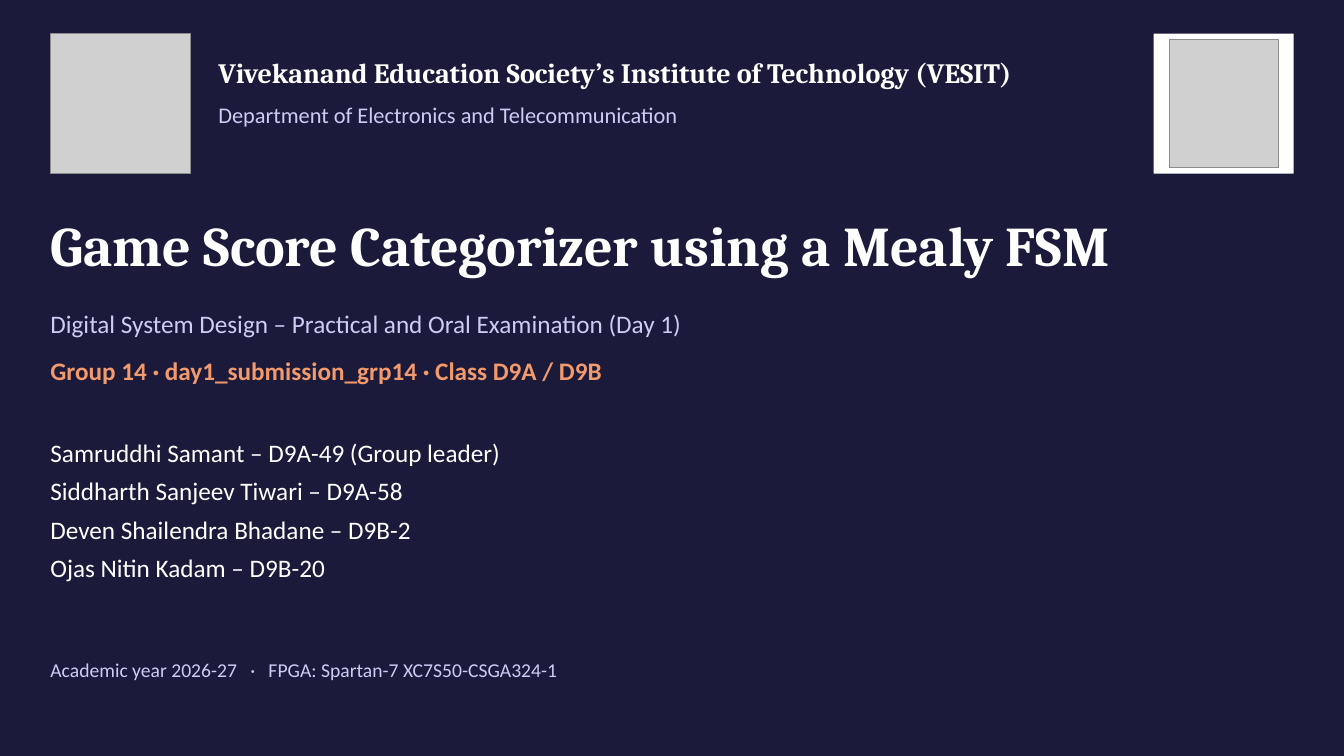
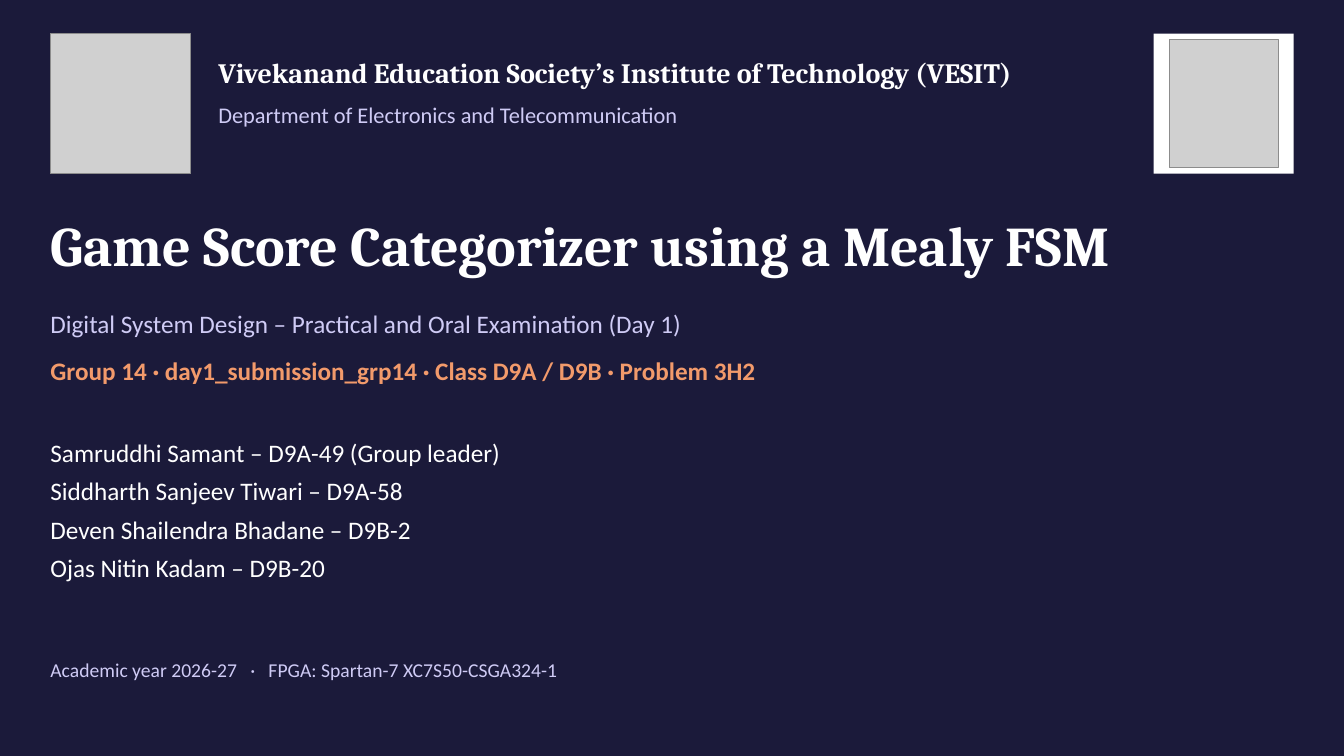
Before and after one commit to MrugendraVasmatkar/Digital_System_Design_Practical_2026_27_D9A_B, a slide deck: slide 1 of Group_Submissions/day1_submission_grp14/06_Presentation/Group14_DSD_Presentation.pptx. Drawn at 1344x756 pixels with LibreOffice and Linux fonts; fonts in the diff are those of the drawing; grey boxes stand for pictures. Boxes give left, top, right and bottom in pixels: in the first picture for what was removed or moved away, otherwise in the second. Text is boxed around its words. In the diff, an @@ line names an element or a change of style, - is before the commit and + after.

```diff
--- a/Group_Submissions/day1_submission_grp14/06_Presentation/Group14_DSD_Presentation.pptx
+++ b/Group_Submissions/day1_submission_grp14/06_Presentation/Group14_DSD_Presentation.pptx
@@ text at (50, 362, 755, 385): text changed @@
-Group 14 · day1_submission_grp14 · Class D9A / D9B
+Group 14 · day1_submission_grp14 · Class D9A / D9B · Problem 3H2
```
Also in this commit, not shown: 1 other slide changed, 4 other files.
